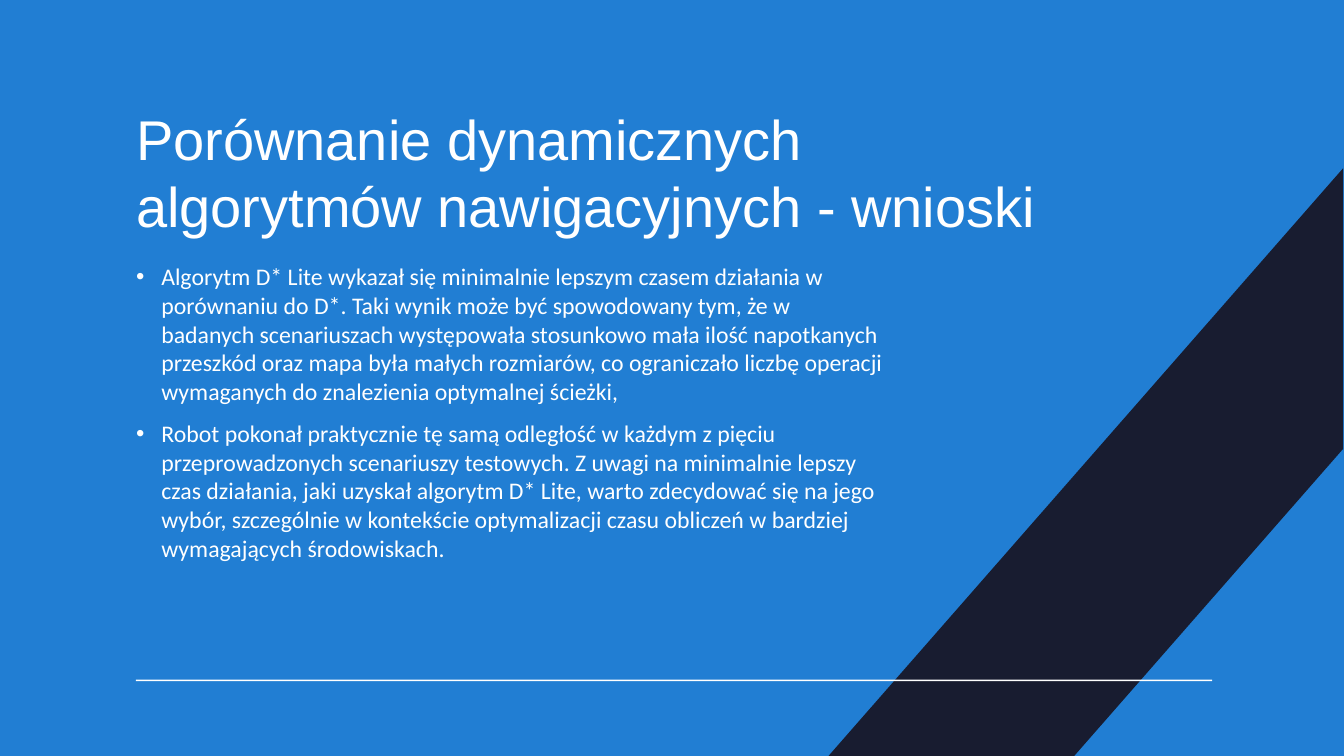
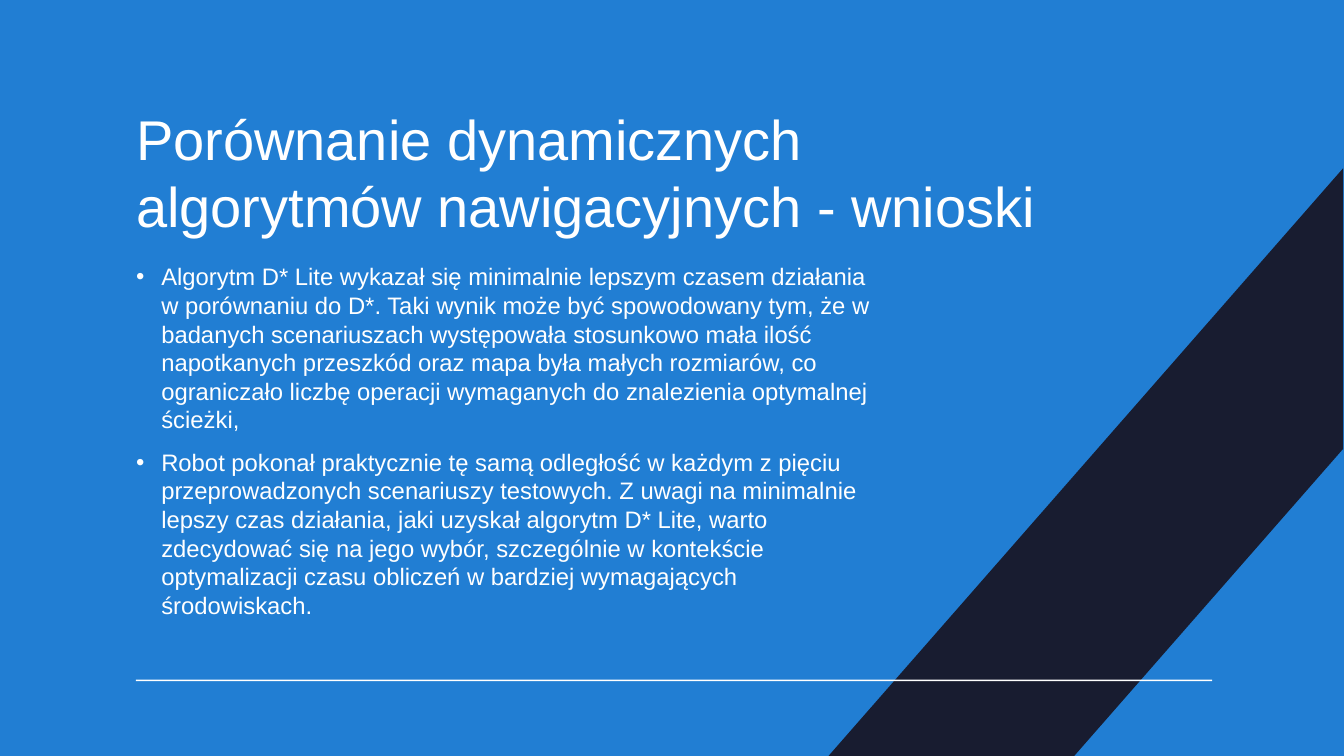
Before and after one commit to DevxMike/master_degree, a slide deck: slide 22 of ppt/Magisterka.odp. Drawn at 1344x756 pixels with LibreOffice and Linux fonts; fonts in the diff are those of the drawing. Boxes give left, top, right and bottom in pixels: in the first picture for what was removed or moved away, otherwise in the second. Text is boxed around its words. In the diff, an @@ line names an element or a change of style, - is before the commit and + after.

```diff
--- a/ppt/Magisterka.odp
+++ b/ppt/Magisterka.odp
@@ text "Algorytm D* Lite wykazał się ..." at (161,267,869,615): font Calibri to Arial @@
```
Also in this commit, not shown: 2 other slides changed, 1 other file.
